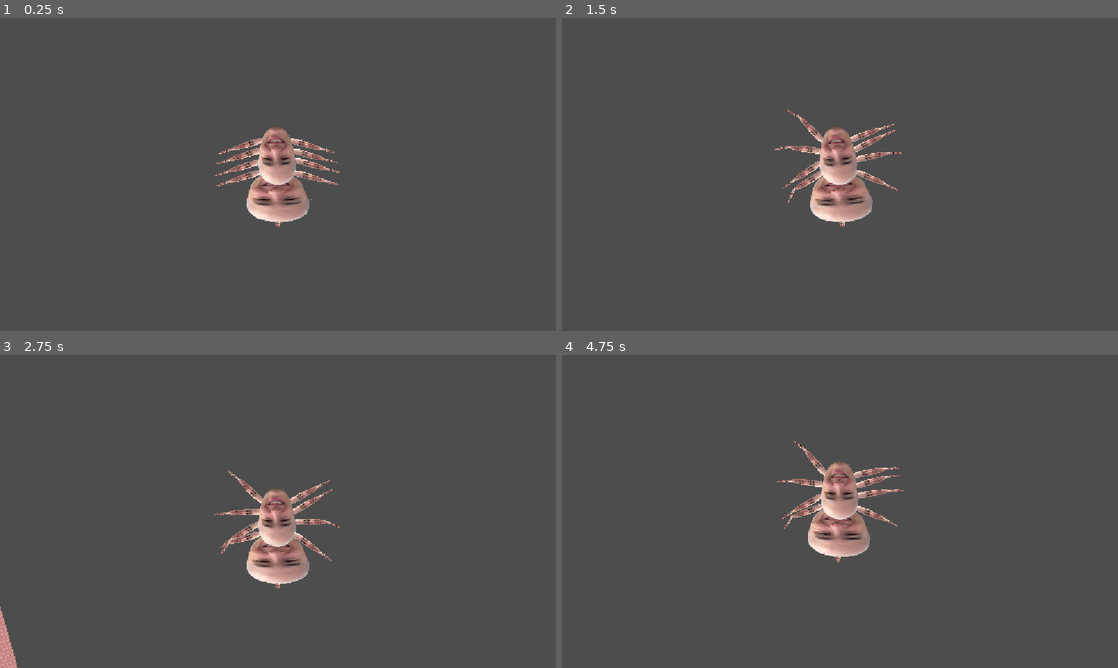
Above: before the commit, frames 1-4 (two rows, left to right).
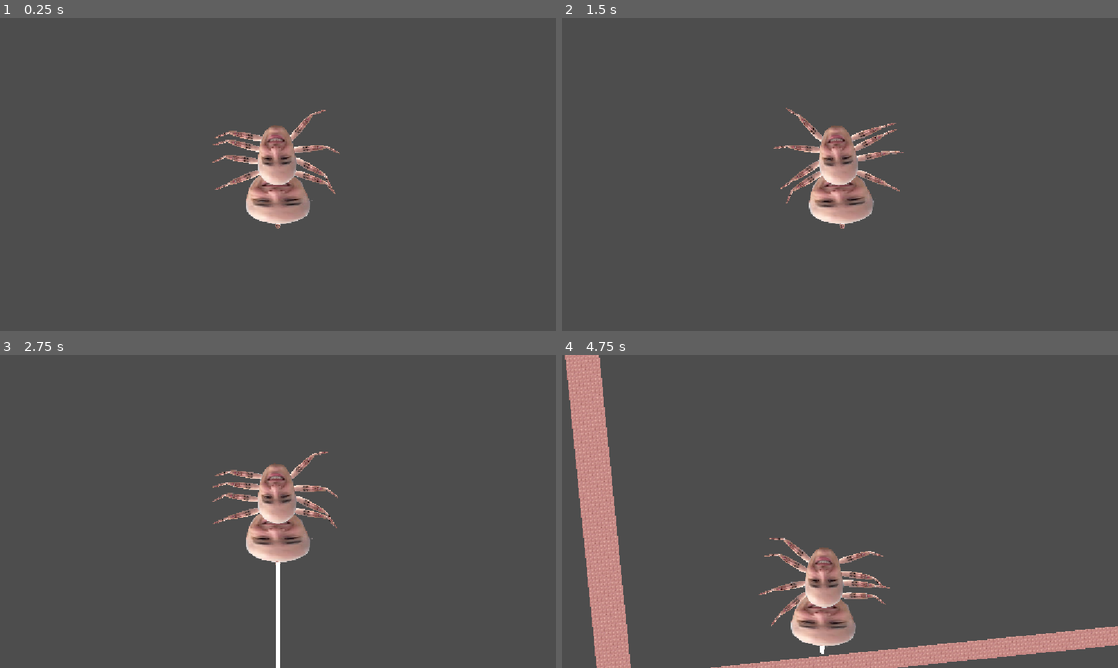
Above: after the commit, the same moments.

Repository: Chickenhatter/baldnikobase-build
Game: Godot game, scene res://tree.tscn
The game is run twice, just before and just after one commit, with the same random seed, the same clock (stepped at 60 frames per second) and the same inputs. Before the commit the project has no main scene; this scene is started directly in both runs. The engine's default icon, where the game draws it, is replaced by a stand-in: a white triangle on a blue panel in a dark square.
Inputs:
- Up to frame 1 (0.25 s): no input
- Up to frame 2 (1.5 s): tap Enter at 0.5 s; hold A (ui_a) 0.53-1.28 s; tap D (ui_d) at 0.8, 1.35 s
- Up to frame 3 (2.75 s): tap S (ui_s) at 1.55 s; hold S (ui_s) from 2.03 s (still down); tap T (ui_t) at 2.3 s
- Up to frame 4 (4.75 s): release S (ui_s) at 2.78 s; tap T (ui_t) at 2.85 s; tap W (ui_w) at 3.05 s; hold W (ui_w) 3.53-4.28 s; tap A (ui_a) at 3.8, 4.35 s; tap D (ui_d) at 4.55 s

The runs differ from the first frame. In frame 1, 1.7% of the frame differs, in the area x 38-62%, y 29-68%; in frame 2, 1.1%; in frame 3, 4.7%; in frame 4, 16%, in the area x 0-100%, y 0-100%.

Commit message:
WEBSHOOT

Diff:
--- a/baldniko/codiko/baldniko.gd
+++ b/baldniko/codiko/baldniko.gd
@@ -1,42 +1,59 @@
 extends CharacterBody2D
-
+var webshoot = false
+var lunge = false
 
 const SPEED = 300.0
 const JUMP_VELOCITY = -400.0
-
+func _ready() -> void:
+	legr(0)
+	legl(0)
 
 func _physics_process(delta: float) -> void:
 
 
+	var movement = Vector2.ZERO
+	if webshoot == false:
+		if Input.is_action_pressed('ui_a'):
+			$".".rotation_degrees -= 2
+			legr(delta*0.5)
+			legl(-delta*0.5)
+		if Input.is_action_pressed('ui_d'):
+			$".".rotation_degrees += 2
+			legr(-delta*0.5)
+			legl(delta*0.5)
+		if Input.is_action_pressed('ui_w'):
+			legr(delta)
+			legl(delta)
+			movement = Vector2.UP.rotated(deg_to_rad(rotation_degrees))
+		if Input.is_action_pressed('ui_s'):
+			legr(-delta)
+			legl(-delta)
+			movement = Vector2.DOWN.rotated(deg_to_rad(rotation_degrees))
+	if webshoot == true:
+		$webshooter/CharacterBody2D.global_position = $webshooter/Node2D2/Node2D.global_position
+		$webshooter/Node2D.scale.y += 15
+		$webshooter/Node2D2.global_position = $webshooter/Node2D/Sprite2D/Node2D.global_position
+		#var lololo = Vector2.ZERO
+		#lololo = Vector2.DOWN.rotated(deg_to_rad(rotation_degrees))
+		#
+		#$webshooter/CharacterBody2D.velocity = lololo * 1500
+		#
+		$webshooter/CharacterBody2D.move_and_slide()
+		if ($webshooter/CharacterBody2D.is_on_wall()) or ($webshooter/CharacterBody2D.is_on_floor()) or ($webshooter/CharacterBody2D.is_on_ceiling()):
+			var tween = create_tween()
+			tween.tween_property(self, "global_position", $webshooter/CharacterBody2D.global_position, 1.0)
+			var heen = create_tween()
+			heen.tween_property($webshooter/Node2D, "scale:y", 0.012, 1.0)
+			$webshooter/CharacterBody2D.global_position = $webshooter/Sprite2D2.global_position
+			webshoot = false
+	velocity = movement * 300
 
-	var movement = Vector2.ZERO
-	if Input.is_action_pressed('ui_a'):
-		$".".rotation_degrees -= 2
-		legr(delta*0.5)
-		legl(-delta*0.5)
-	if Input.is_action_pressed('ui_d'):
-		$".".rotation_degrees += 2
-		legr(-delta*0.5)
-		legl(delta*0.5)
-	if Input.is_action_pressed('ui_w'):
-		legr(delta)
-		legl(delta)
-		movement = Vector2.UP.rotated(deg_to_rad(rotation_degrees))
-	if Input.is_action_pressed('ui_s'):
-		legr(-delta)
-		legl(-delta)
-		movement = Vector2.DOWN.rotated(deg_to_rad(rotation_degrees))
-
-	velocity = movement * 300
+	if Input.is_action_pressed('ui_t'):
+		webshoot = true
 	move_and_slide()
 
 
 
-
-
-
-
-	move_and_slide()
 
 
 
--- a/baldniko/nikene/baldniko.tscn
+++ b/baldniko/nikene/baldniko.tscn
@@ -2,12 +2,17 @@
 
 [ext_resource type="Script" uid="uid://d33fgr8n3p4nx" path="res://baldniko/codiko/baldniko.gd" id="1_2xdg6"]
 [ext_resource type="Texture2D" uid="uid://huiyyvejl1r7" path="res://baldniko/nikene/balder.png" id="1_7wvly"]
+[ext_resource type="Texture2D" uid="uid://4px8n0xskrrc" path="res://icon.svg" id="3_dj42c"]
 
 [sub_resource type="CircleShape2D" id="CircleShape2D_rpb1b"]
-radius = 226.43321
-
-[sub_resource type="CircleShape2D" id="CircleShape2D_7xrwy"]
-radius = 203.08865
+radius = 11.045361
+
+[sub_resource type="CapsuleShape2D" id="CapsuleShape2D_dj42c"]
+radius = 153.0
+height = 604.0
+
+[sub_resource type="CircleShape2D" id="CircleShape2D_5m13b"]
+radius = 149.0
 
 [node name="baldniko" type="Node2D" unique_id=683664804]
 
@@ -207,6 +212,7 @@
 texture = ExtResource("1_7wvly")
 
 [node name="CharacterBody2D" type="CharacterBody2D" parent="baldniko/webshooter" unique_id=1418717301]
+position = Vector2(-10, 0)
 collision_layer = 2
 collision_mask = 2
 
@@ -214,11 +220,66 @@
 position = Vector2(2, 217)
 shape = SubResource("CircleShape2D_rpb1b")
 
+[node name="Balder" type="Sprite2D" parent="baldniko/webshooter/CharacterBody2D" unique_id=1497057909]
+visible = false
+position = Vector2(1, 483)
+texture = ExtResource("1_7wvly")
+
+[node name="Node2D" type="Node2D" parent="baldniko/webshooter" unique_id=1633749334]
+position = Vector2(-1, 207)
+
+[node name="Sprite2D" type="Sprite2D" parent="baldniko/webshooter/Node2D" unique_id=1435786971]
+self_modulate = Color(18.892157, 18.892157, 18.892157, 1)
+position = Vector2(0, 0.75)
+scale = Vector2(0.1484375, 0.011718757)
+texture = ExtResource("3_dj42c")
+
+[node name="Node2D" type="Node2D" parent="baldniko/webshooter/Node2D/Sprite2D" unique_id=433253091]
+position = Vector2(0, 63.72)
+
+[node name="Node2D2" type="Node2D" parent="baldniko/webshooter" unique_id=964477114]
+position = Vector2(-1, 209)
+
+[node name="Node2D" type="Node2D" parent="baldniko/webshooter/Node2D2" unique_id=1906535555]
+position = Vector2(0, -289)
+
+[node name="Balder" type="Sprite2D" parent="baldniko/webshooter/Node2D2/Node2D" unique_id=1544261260]
+visible = false
+position = Vector2(2, 172)
+texture = ExtResource("1_7wvly")
+
 [node name="CollisionShape2D" type="CollisionShape2D" parent="baldniko" unique_id=1786507565]
-shape = SubResource("CircleShape2D_7xrwy")
+position = Vector2(-10, -99)
+rotation = -1.5707964
+shape = SubResource("CapsuleShape2D_dj42c")
 
 [node name="Camera2D" type="Camera2D" parent="baldniko" unique_id=119476806]
 ignore_rotation = false
-zoom = Vector2(0.475, 0.475)
+zoom = Vector2(0.49, 0.49)
 position_smoothing_enabled = true
 rotation_smoothing_enabled = true
+
+[node name="CollisionShape2D2" type="CollisionShape2D" parent="baldniko" unique_id=1545922160]
+position = Vector2(0, 68)
+rotation = -1.5707964
+shape = SubResource("CircleShape2D_5m13b")
+
+[node name="CollisionShape2D3" type="CollisionShape2D" parent="baldniko" unique_id=328361449]
+position = Vector2(-162, 22)
+rotation = -1.5707964
+shape = SubResource("CircleShape2D_5m13b")
+
+[node name="CollisionShape2D4" type="CollisionShape2D" parent="baldniko" unique_id=1396394326]
+position = Vector2(134, 9)
+rotation = -1.5707964
+shape = SubResource("CircleShape2D_5m13b")
+
+[node name="CollisionShape2D5" type="CollisionShape2D" parent="baldniko" unique_id=1790536509]
+position = Vector2(-157, -145)
+rotation = -1.5707964
+shape = SubResource("CircleShape2D_5m13b")
+
+[node name="CollisionShape2D6" type="CollisionShape2D" parent="baldniko" unique_id=1298657937]
+position = Vector2(132, -152)
+rotation = -1.5707964
+shape = SubResource("CircleShape2D_5m13b")
--- a/project.godot
+++ b/project.godot
@@ -11,6 +11,7 @@
 [application]
 
 config/name="baldnikobase build"
+run/main_scene="uid://b4kl03eon1qvq"
 config/features=PackedStringArray("4.7", "Forward Plus")
 config/icon="res://icon.svg"
 
